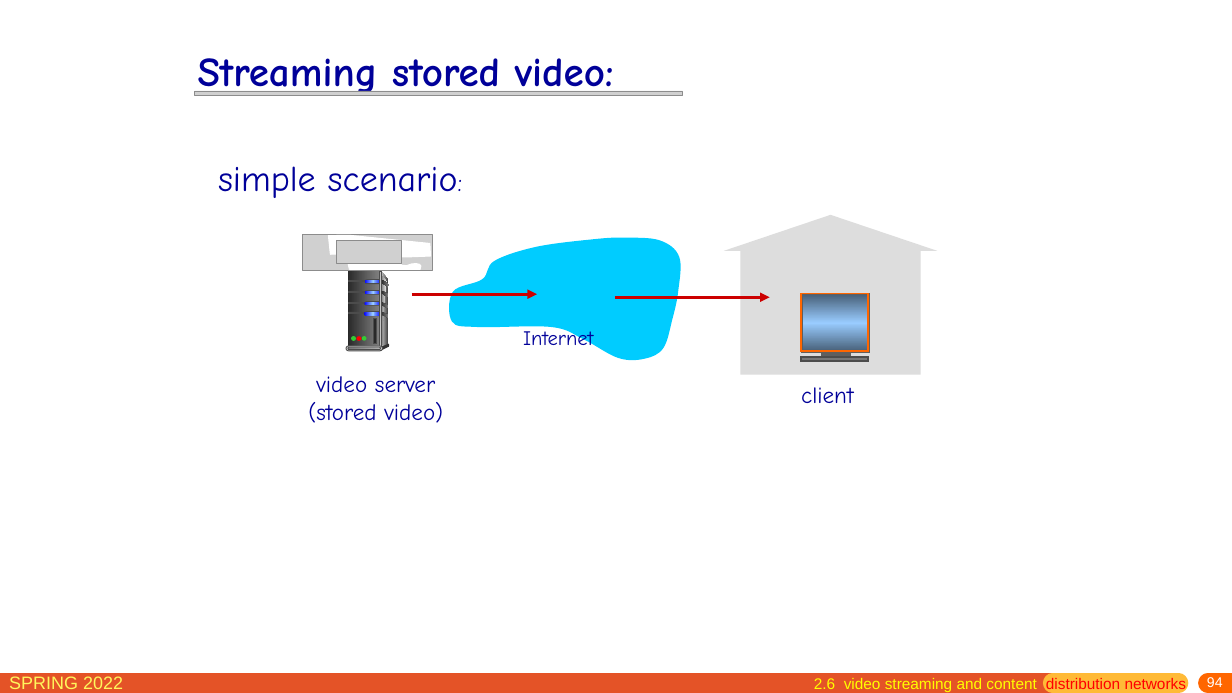
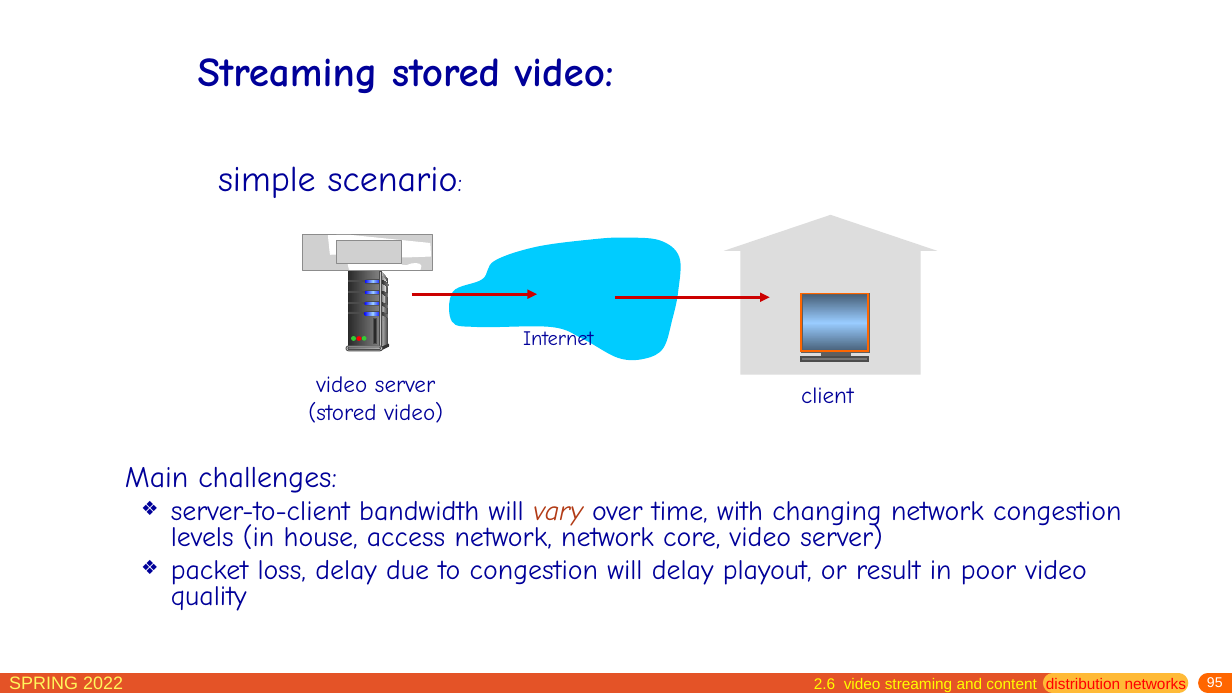
Before and after one commit to network-whu/slides, a slide deck: slide 95 of pptx/chapter2.pptx (slide 94 before the commit). Drawn at 1232x693 pixels with LibreOffice and Linux fonts; fonts in the diff are those of the drawing; grey boxes stand for pictures. Boxes give left, top, right and bottom in pixels: in the first picture for what was removed or moved away, otherwise in the second. Text is boxed around its words. In the diff, an @@ line names an element or a change of style, - is before the commit and + after.

```diff
--- a/pptx/chapter2.pptx
+++ b/pptx/chapter2.pptx
@@ picture removed at (195,91,683,95) @@
@@ text added at (125,467,1121,611), 21.7 pt, text #000099 @@
+Main challenges:
+❖ server-to-client bandwidth will vary over time, with changing network congestion levels (in house, access network, network core, video server)
+❖ packet loss, delay due to congestion will delay playout, or result in poor video quality
@@ page number at (1207,677,1223,687): text changed @@
-94
+95
```
Also in this commit, not shown: 61 other slides changed, 1 slide added, 1 other file.
